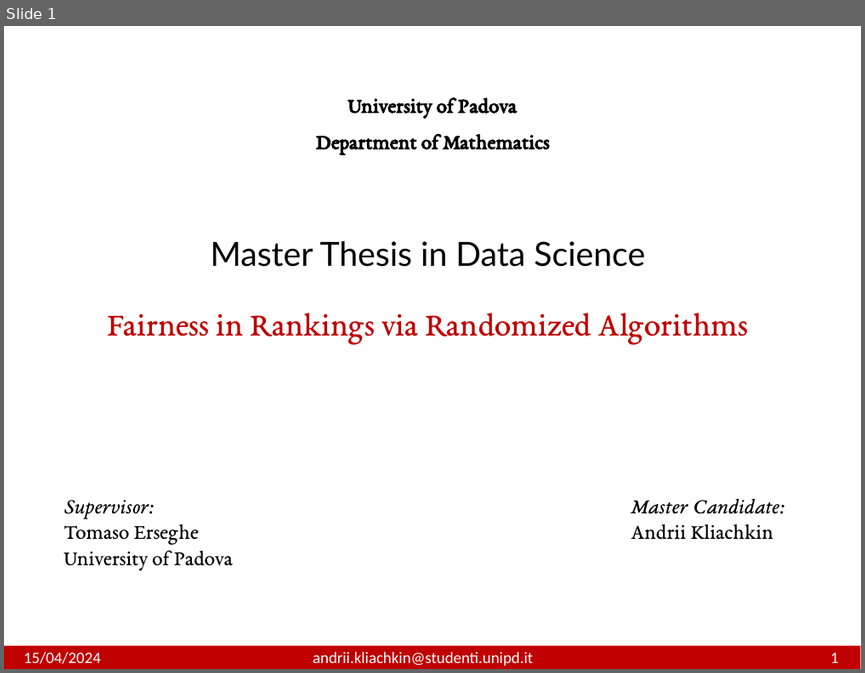
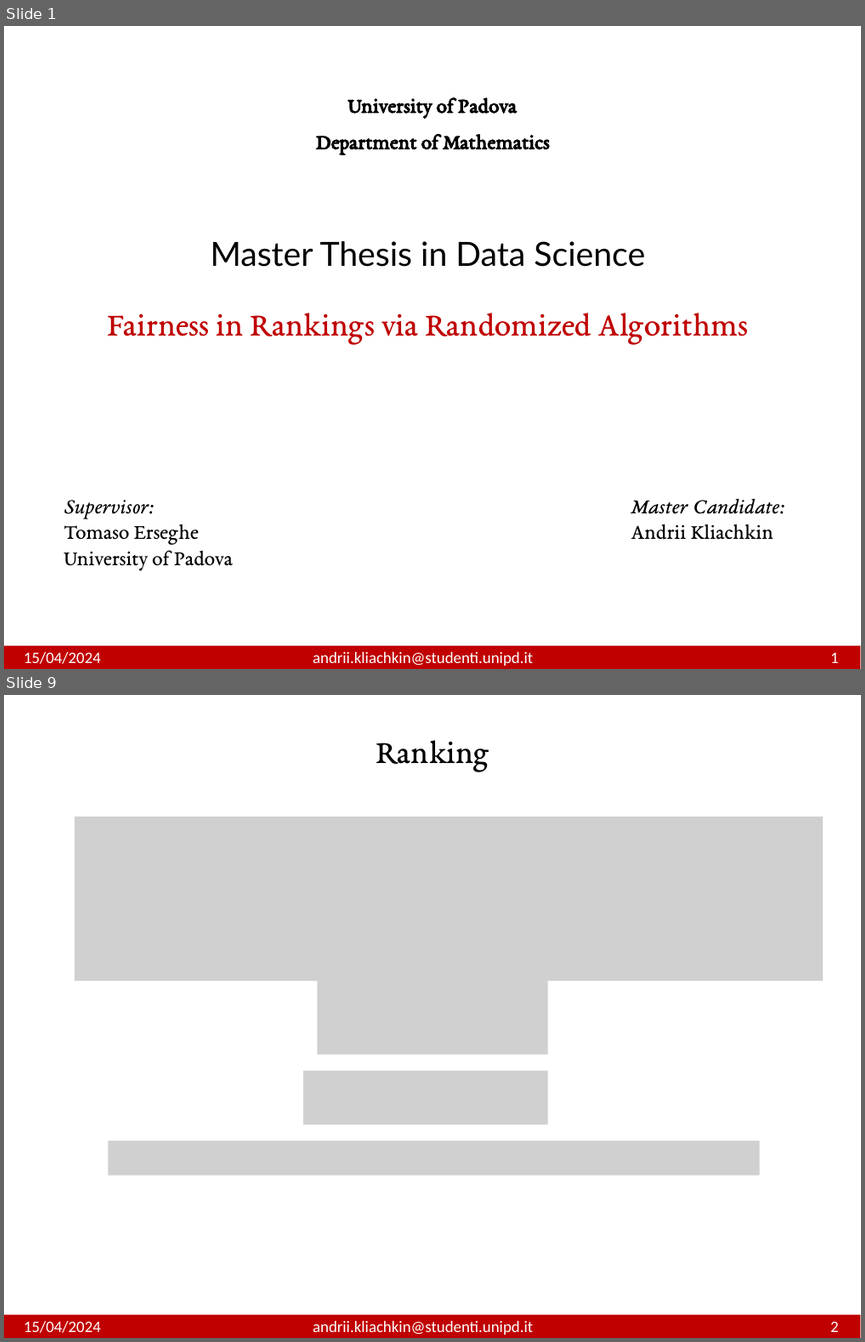
Before and after one commit to andrewklayk/unipd_thesis, a slide deck: AndriiKliachkin.pptx. Shown one above the other, each under a label of ours: slide 1 before the commit, slides 1 and 9 after it; the slides between them are not shown. The pictures are 865x673 and 865x1342 pixels, drawn with LibreOffice and Linux fonts; fonts in the diff are those of the drawing; grey boxes stand for pictures. Boxes give left, top, right and bottom in pixels: in the first picture for what was removed or moved away, otherwise in the second. Text is boxed around its words. In the diff, an @@ line names an element or a change of style, - is before the commit and + after.

```diff
--- a/AndriiKliachkin.pptx
+++ b/AndriiKliachkin.pptx
@@ slide 9 added at box(4, 695, 861, 1338), background #FFFFFF @@
@@ text added at box(375, 740, 489, 771), 28 pt, text #000000 @@
+Ranking
@@ picture added at box(75, 817, 823, 981) @@
@@ picture added at box(317, 981, 547, 1054) @@
@@ picture added at box(303, 1071, 548, 1124) @@
@@ picture added at box(109, 1140, 760, 1174) @@
@@ rectangle added at box(4, 1315, 861, 1338), fill #C00000 @@
@@ text added at box(24, 1321, 839, 1334), 13.5 pt, text #FFFFFF @@
+15/04/2024 andrii.kliachkin@studenti.unipd.it 2
```
Also in this commit, not shown: 2 slides changed, 28 other slides added, 24 other files.
